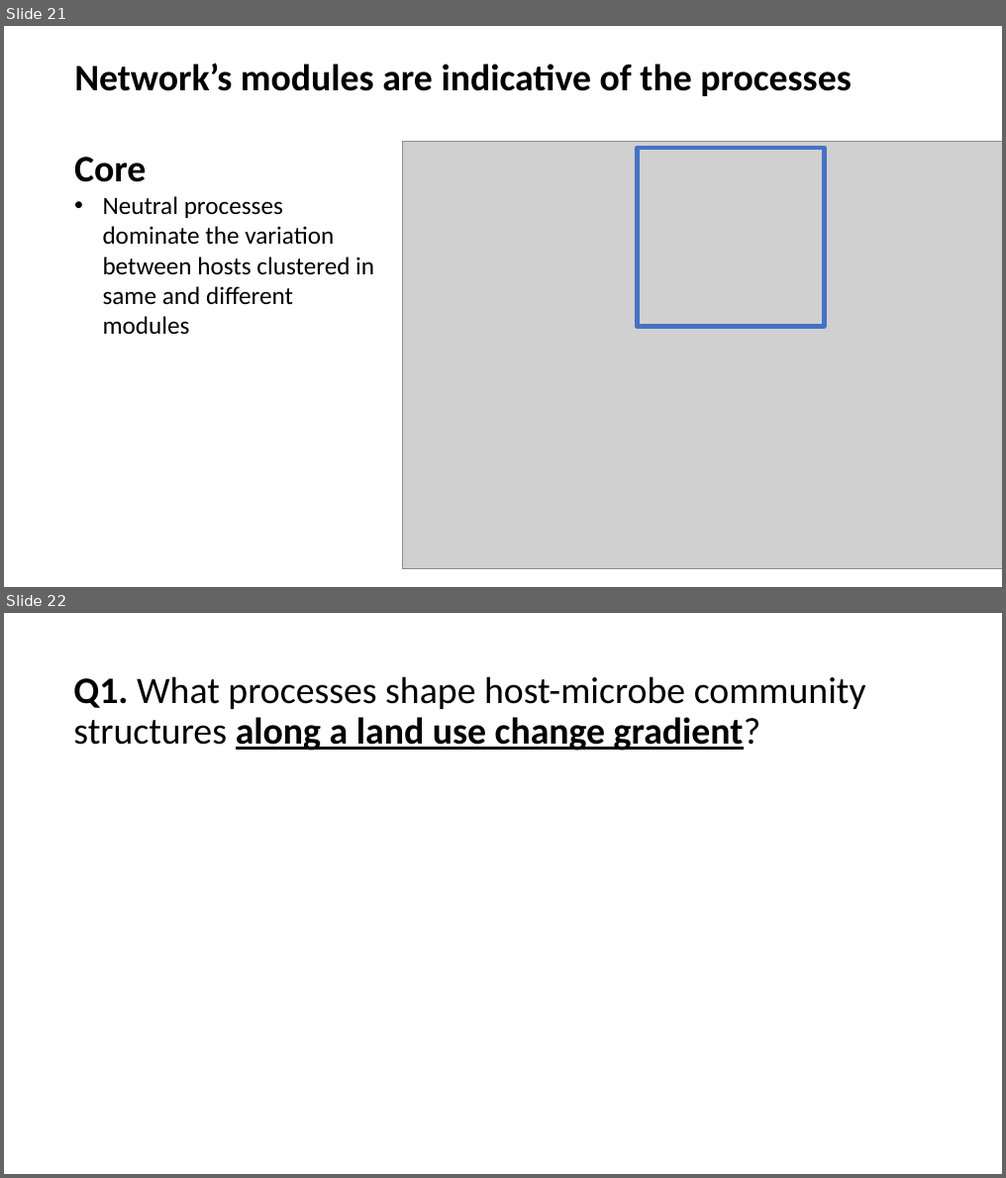
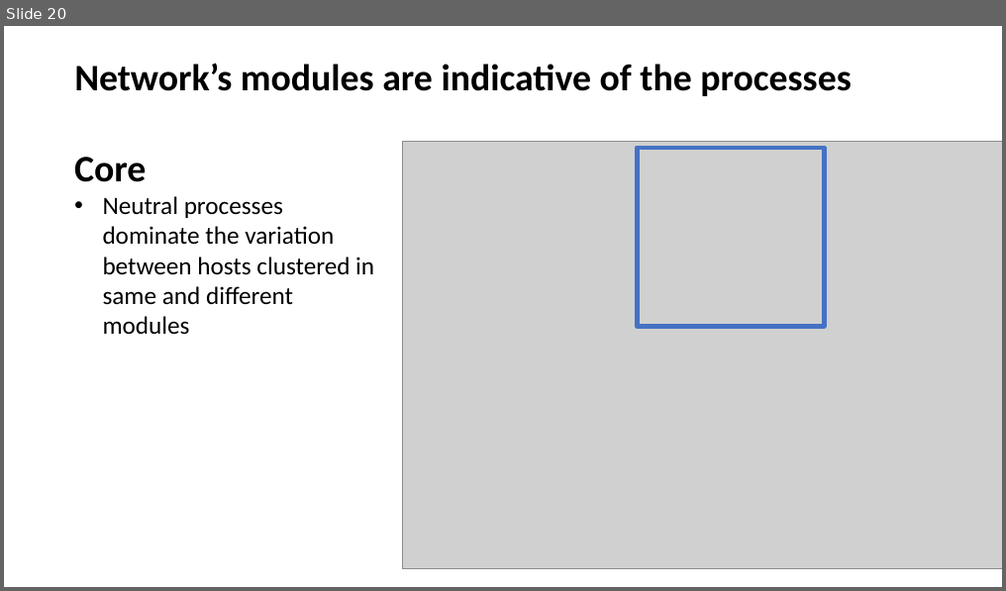
Before and after one commit to Ecological-Complexity-Lab/Microbiome_Structure_Madagascar, a slide deck: presentations/manuscript story.pptx. Shown one above the other, each under a label of ours: slides 21 and 22 before the commit, slide 20 after it. The pictures are 1006x1178 and 1006x591 pixels, drawn with LibreOffice and Linux fonts; fonts in the diff are those of the drawing; grey boxes stand for pictures. Boxes give left, top, right and bottom in pixels: in the first picture for what was removed or moved away, otherwise in the second. Text is boxed around its words. In the diff, an @@ line names an element or a change of style, - is before the commit and + after.

```diff
--- a/presentations/manuscript story.pptx
+++ b/presentations/manuscript story.pptx
@@ slide 22 removed at [4,613,1002,1174], background #FFFFFF @@
@@ text removed at [73,676,866,751] @@
-Q1. What processes shape host-microbe community structures along a land use change gradient?
@@ what was slide 21 is now slide 20 @@
```
Also in this commit, not shown: 10 slides changed, 3 slides added, 2 other slides removed.
